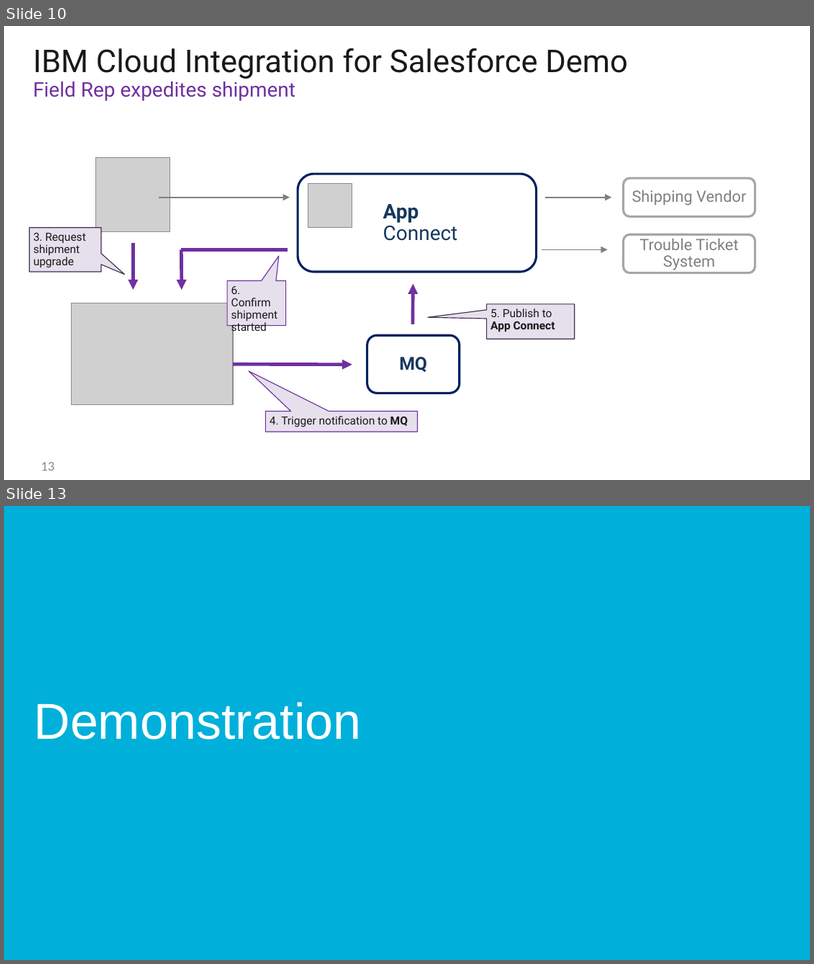
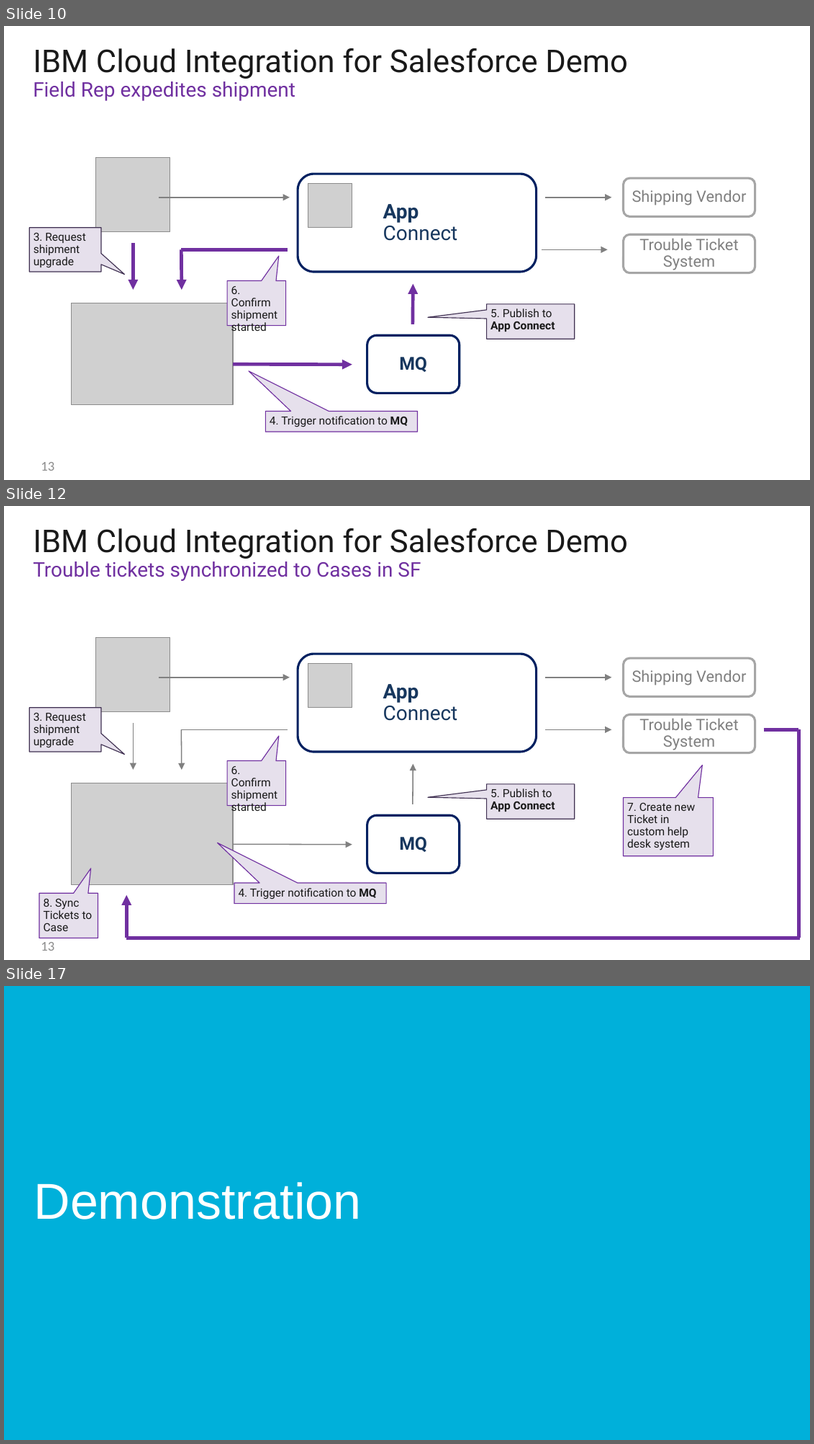
Before and after one commit to sebastiansutter/techguides, a slide deck: IBM CI for SF Demo.pptx. Shown one above the other, each under a label of ours: slides 10 and 13 before the commit, slides 10, 12 and 17 after it; the slides between them are not shown. The pictures are 814x964 and 814x1444 pixels, drawn with LibreOffice and Linux fonts; fonts in the diff are those of the drawing; grey boxes stand for pictures; background and template pictures are left out. Boxes give left, top, right and bottom in pixels: in the first picture for what was removed or moved away, otherwise in the second. Text is boxed around its words. In the diff, an @@ line names an element or a change of style, - is before the commit and + after.

```diff
--- a/IBM CI for SF Demo.pptx
+++ b/IBM CI for SF Demo.pptx
@@ slide 12 added at box(4, 506, 810, 960), background #FFFFFF @@
@@ title added at box(33, 528, 628, 581), 18 pt, text #7030A0 @@
+IBM Cloud Integration for Salesforce Demo
+Trouble tickets synchronized to Cases in SF
@@ picture added at box(96, 638, 170, 712) @@
@@ rounded rectangle added at box(298, 654, 536, 751), fill #FFFFFF, outline #002060 2 pt, 18 pt, text #17375E @@
+App
+Connect
@@ arrow added from (159, 677) to (289, 677), #808080 1 pt @@
@@ picture added at box(308, 663, 352, 708) @@
@@ arrow added from (546, 677) to (612, 677), #808080 1 pt @@
@@ rounded rectangle added at box(623, 659, 755, 697), outline #A6A6A6 2 pt, 14 pt, text #808080 @@
+Shipping Vendor
@@ speech box added at box(29, 708, 100, 752), fill #E6E0EC, outline #403152 0.75 pt, 10 pt, text #191919 @@
+3. Request shipment upgrade
@@ rounded rectangle added at box(623, 714, 755, 753), outline #A6A6A6 2 pt, 14 pt, text #808080 @@
+Trouble Ticket System
@@ arrow added from (133, 723) to (133, 770), #808080 1 pt @@
@@ arrow added from (181, 729) to (181, 770), #808080 1 pt @@
@@ line added from (287, 729) to (181, 729), #808080 1 pt @@
@@ arrow added from (546, 729) to (612, 729), #808080 1 pt @@
@@ line added from (764, 729) to (799, 729), #7030A0 3 pt @@
@@ line added from (799, 729) to (799, 937), #7030A0 3 pt @@
@@ speech box added at box(227, 761, 286, 806), fill #E6E0EC, outline #7030A0 0.75 pt, 10 pt, text #191919 @@
+6. Confirm shipment started
@@ arrow added from (413, 804) to (413, 764), #808080 1 pt @@
@@ picture added at box(71, 782, 233, 884) @@
@@ speech box added at box(487, 784, 575, 819), fill #E6E0EC, outline #403152 0.75 pt, 10 pt, text #191919 @@
+5. Publish to App Connect
@@ speech box added at box(623, 797, 712, 855), fill #E6E0EC, outline #7030A0 0.75 pt, 10 pt, text #191919 @@
+7. Create new Ticket in custom help desk system
@@ rounded rectangle added at box(368, 815, 460, 873), fill #FFFFFF, outline #002060 2 pt, 16 pt, text #17375E, bold @@
+MQ
@@ arrow added from (233, 844) to (352, 844), #808080 1 pt @@
@@ speech box added at box(39, 893, 98, 937), fill #E6E0EC, outline #7030A0 0.75 pt, 10 pt, text #191919 @@
+8. Sync Tickets to Case
@@ speech box added at box(234, 883, 386, 903), fill #E6E0EC, outline #7030A0 0.75 pt, 10 pt, text #191919 @@
+4. Trigger notification to MQ
@@ arrow added from (126, 937) to (126, 895), #7030A0 3 pt @@
@@ line added from (801, 937) to (126, 937), #7030A0 3 pt @@
@@ text added at box(41, 942, 54, 950), 12 pt, text #8C8C8C @@
+13
@@ what was slide 13 is now slide 17 @@
```
Also in this commit, not shown: 2 slides changed, 4 other slides added.
